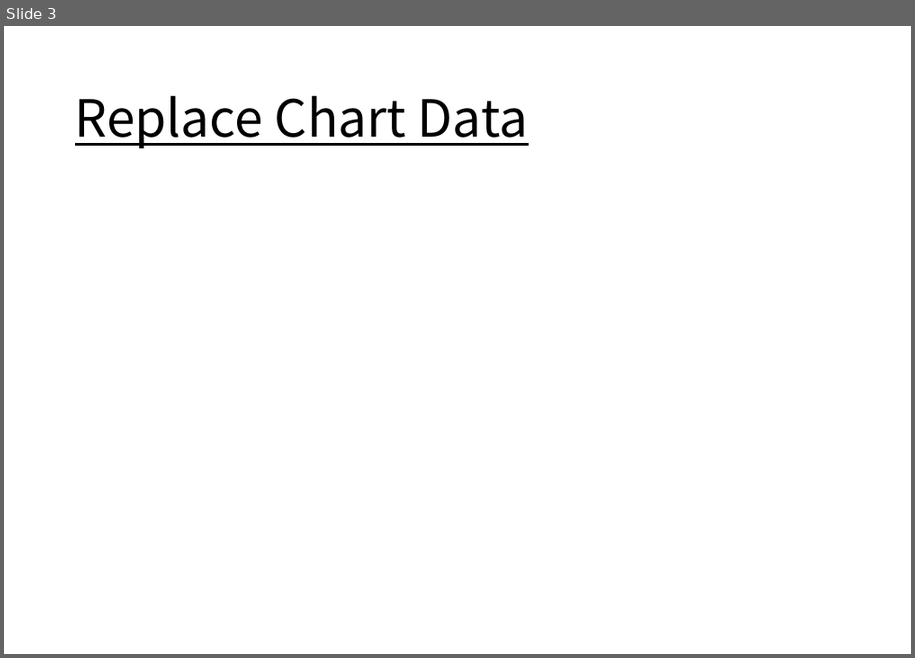
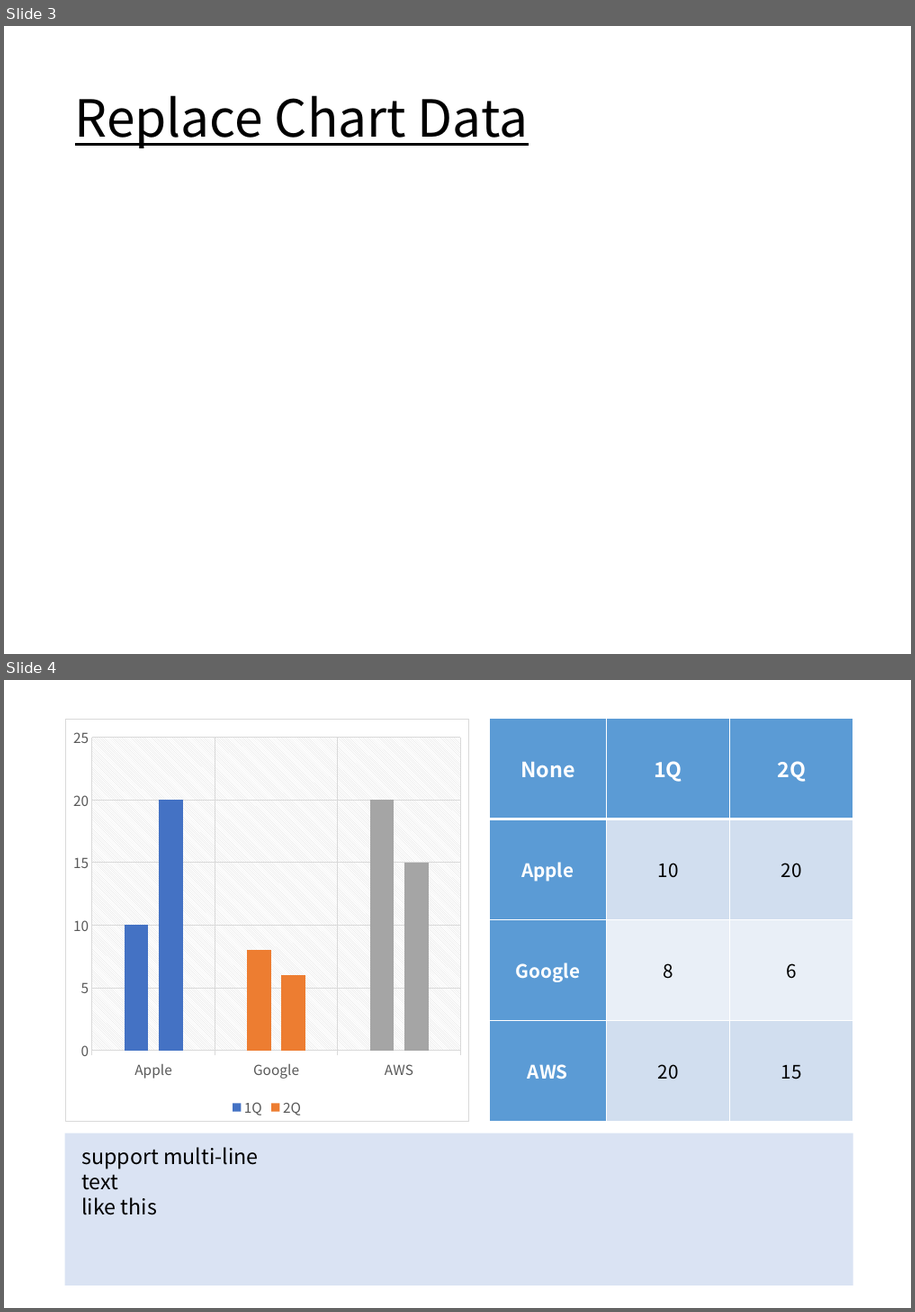
Before and after one commit to spaceone-dev/PPTT, a slide deck: example/simple_ppt/clone.pptx. Shown one above the other, each under a label of ours: slide 3 before the commit, slides 3 and 4 after it. The pictures are 915x658 and 915x1312 pixels, drawn with LibreOffice and Linux fonts; fonts in the diff are those of the drawing. Boxes give left, top, right and bottom in pixels: in the first picture for what was removed or moved away, otherwise in the second. Text is boxed around its words. In the diff, an @@ line names an element or a change of style, - is before the commit and + after.

```diff
--- a/example/simple_ppt/clone.pptx
+++ b/example/simple_ppt/clone.pptx
@@ slide 4 added at [4, 680, 911, 1308], background #FFFFFF @@
@@ column chart added at [65, 719, 469, 1122] @@
+categories: Apple, Google, AWS
+1Q: 10, 8, 20
+2Q: 20, 6, 15
@@ table added at [489, 719, 853, 1122], 4 rows, 3 columns @@
+None | 1Q | 2Q
+Apple | 10 | 20
+Google | 8 | 6
+AWS | 20 | 15
@@ rectangle added at [65, 1134, 854, 1286], fill #DAE3F3 @@
@@ text added at [81, 1147, 258, 1216], 18 pt, text none @@
+support multi-line
+text
+like this
```
Also in this commit, not shown: 1 slide removed, 10 other files.
